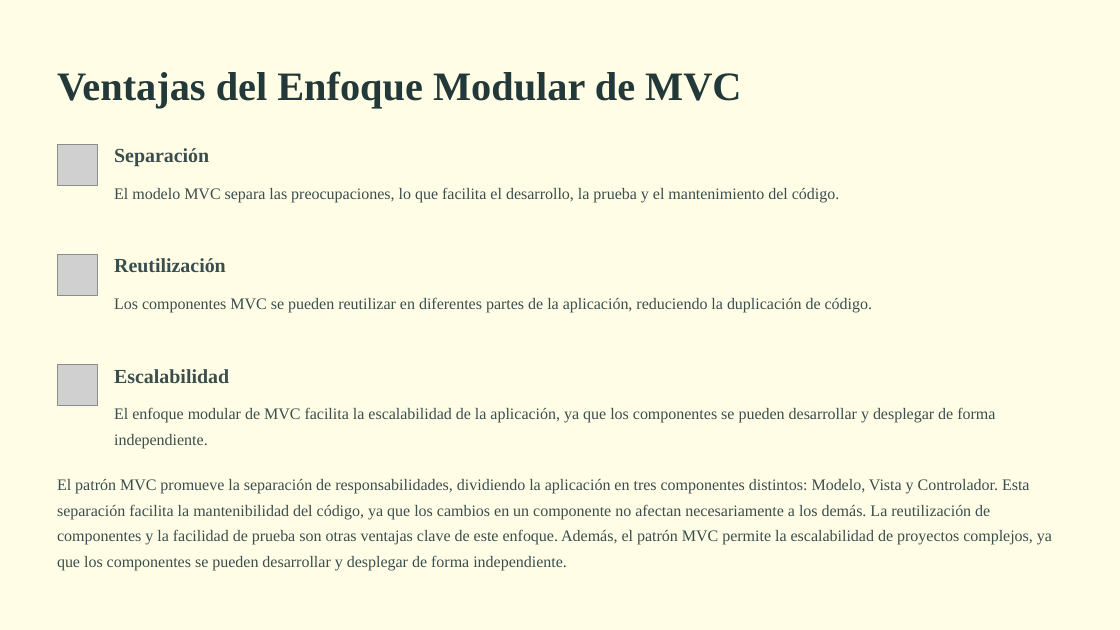
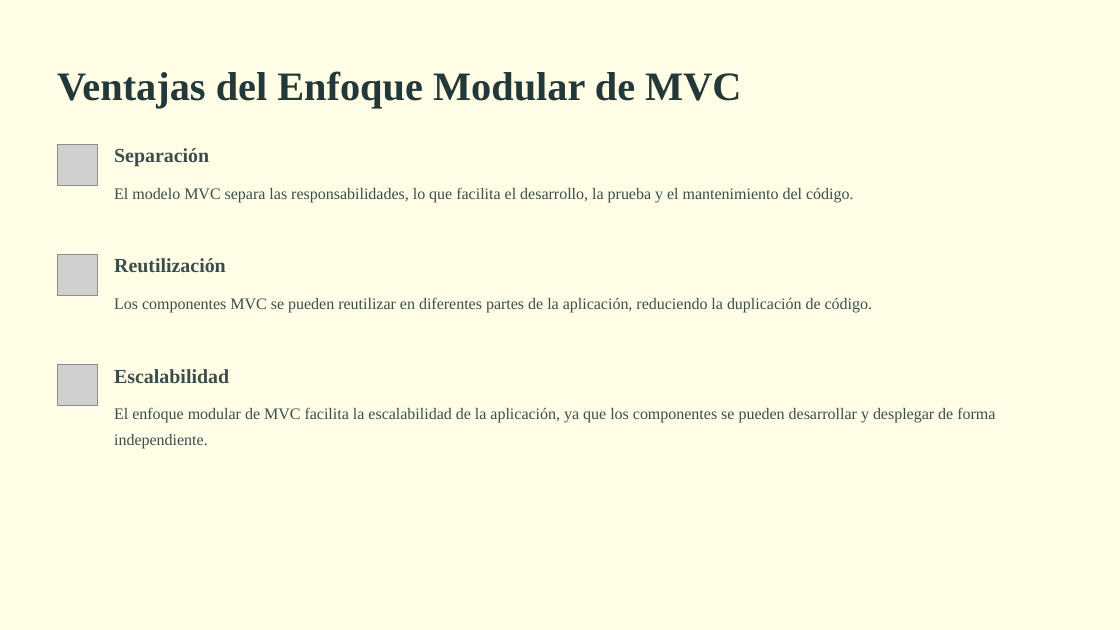
Before and after one commit to CesarLopez-Profe/Paradigmas_de_Programacion, a slide deck: slide 10 of Slides/Servicios_MVC/Introduccion-al-Proyecto-Aplicacion-Web-ASPNET-Core-MVC.pptx (slide 9 before the commit). Drawn at 1120x630 pixels with LibreOffice and Linux fonts; fonts in the diff are those of the drawing; grey boxes stand for pictures. Boxes give left, top, right and bottom in pixels: in the first picture for what was removed or moved away, otherwise in the second. Text is boxed around its words. In the diff, an @@ line names an element or a change of style, - is before the commit and + after.

Commit message:
Slides SOP & MVC II

```diff
--- a/Slides/Servicios_MVC/Introduccion-al-Proyecto-Aplicacion-Web-ASPNET-Core-MVC.pptx
+++ b/Slides/Servicios_MVC/Introduccion-al-Proyecto-Aplicacion-Web-ASPNET-Core-MVC.pptx
@@ text at [114,187,853,203]: text changed @@
-El modelo MVC separa las preocupaciones, lo que facilita el desarrollo, la prueba y el mantenimiento del código.
+El modelo MVC separa las responsabilidades, lo que facilita el desarrollo, la prueba y el mantenimiento del código.
@@ text removed at [57,479,1052,571] @@
-El patrón MVC promueve la separación de responsabilidades, dividiendo la aplicación en tres componentes distintos: Modelo, Vista y Controlador. Esta separación facilita la mantenibilidad del código, ya que los cambios en un componente no afectan necesariamente a los demás. La reutilización de componentes y la facilidad de prueba son otras ventajas clave de este enfoque. Además, el patrón MVC permite la escalabilidad de proyectos complejos, ya que los componentes se pueden desarrollar y desplegar de forma independiente.
```
Also in this commit, not shown: 1 slide added.
